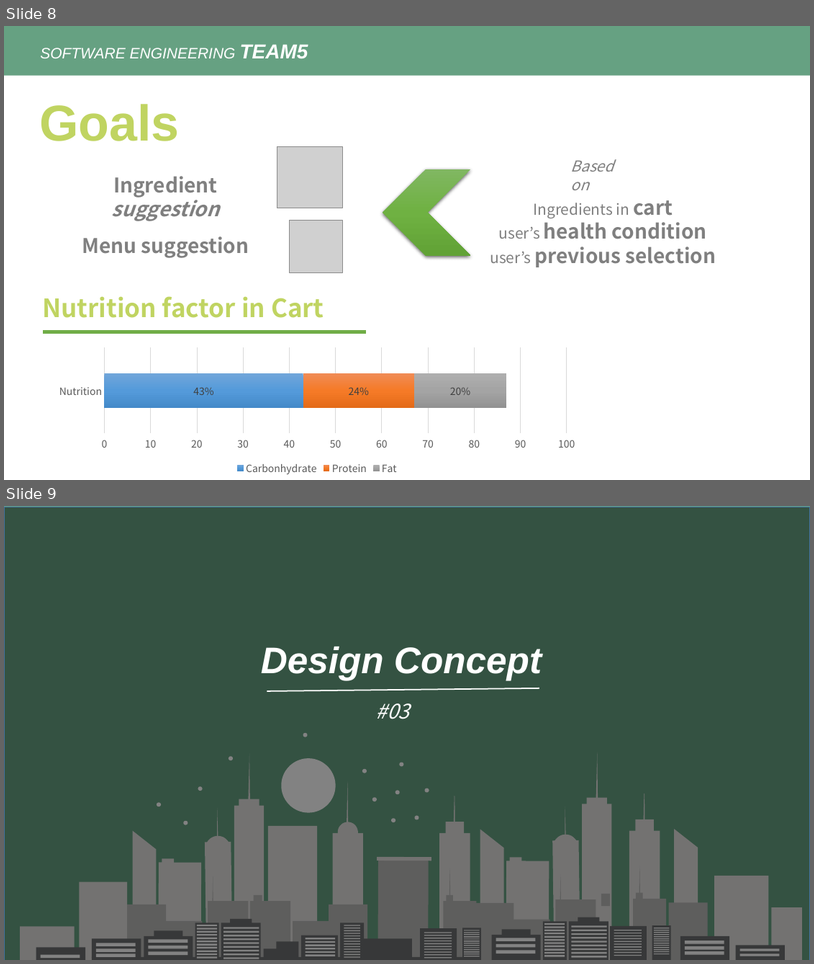
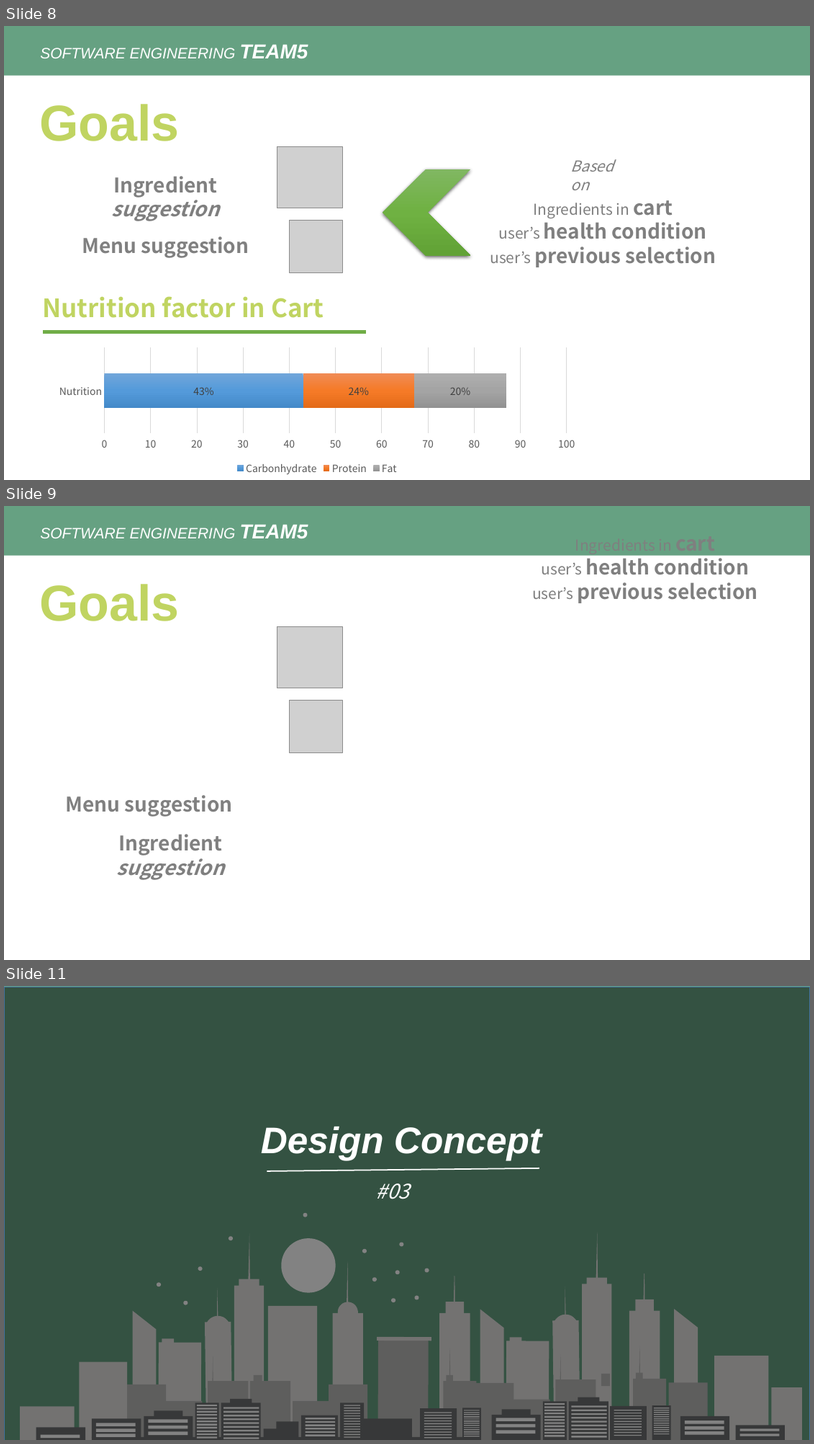
Before and after one commit to skkuse/2020spring_41class_team5, a slide deck: docs/[Team5]proposal.pptx. Shown one above the other, each under a label of ours: slides 8 and 9 before the commit, slides 8, 9 and 11 after it; the slides between them are not shown. The pictures are 814x964 and 814x1444 pixels, drawn with LibreOffice and Linux fonts; fonts in the diff are those of the drawing; grey boxes stand for pictures. Boxes give left, top, right and bottom in pixels: in the first picture for what was removed or moved away, otherwise in the second. Text is boxed around its words. In the diff, an @@ line names an element or a change of style, - is before the commit and + after.

```diff
--- a/docs/[Team5]proposal.pptx
+++ b/docs/[Team5]proposal.pptx
@@ slide 9 added at bbox=[4, 506, 810, 960], background #FFFFFF @@
@@ rectangle added at bbox=[4, 506, 810, 556], fill #66A182, 18 pt, text #FFFFFF, italic @@
+  SOFTWARE ENGINEERING TEAM5
@@ text added at bbox=[532, 533, 758, 603], 24 pt, text #7F7F7F, bold @@
+Ingredients in cart
+user’s health condition
+user’s previous selection
@@ text added at bbox=[39, 584, 179, 621], 60 pt, text #C0D461, bold @@
+Goals
@@ picture added at bbox=[278, 626, 343, 688] @@
@@ picture added at bbox=[290, 700, 343, 753] @@
@@ text added at bbox=[66, 795, 233, 816], 24 pt, text #808080, bold @@
+Menu suggestion
@@ text added at bbox=[116, 834, 224, 880], 24 pt, text #808080, bold @@
+Ingredient suggestion
@@ what was slide 9 is now slide 11 @@
```
Also in this commit, not shown: 4 slides changed, 1 other slide added, 2 other files.
